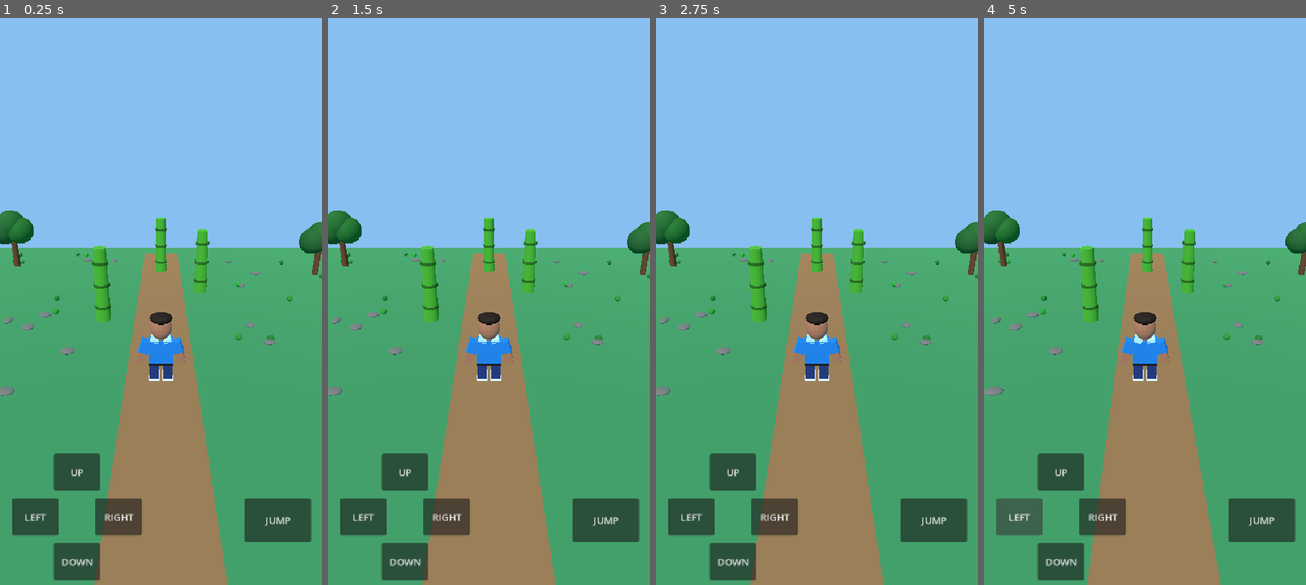
Above: before the commit, frames 1-4 (left to right).
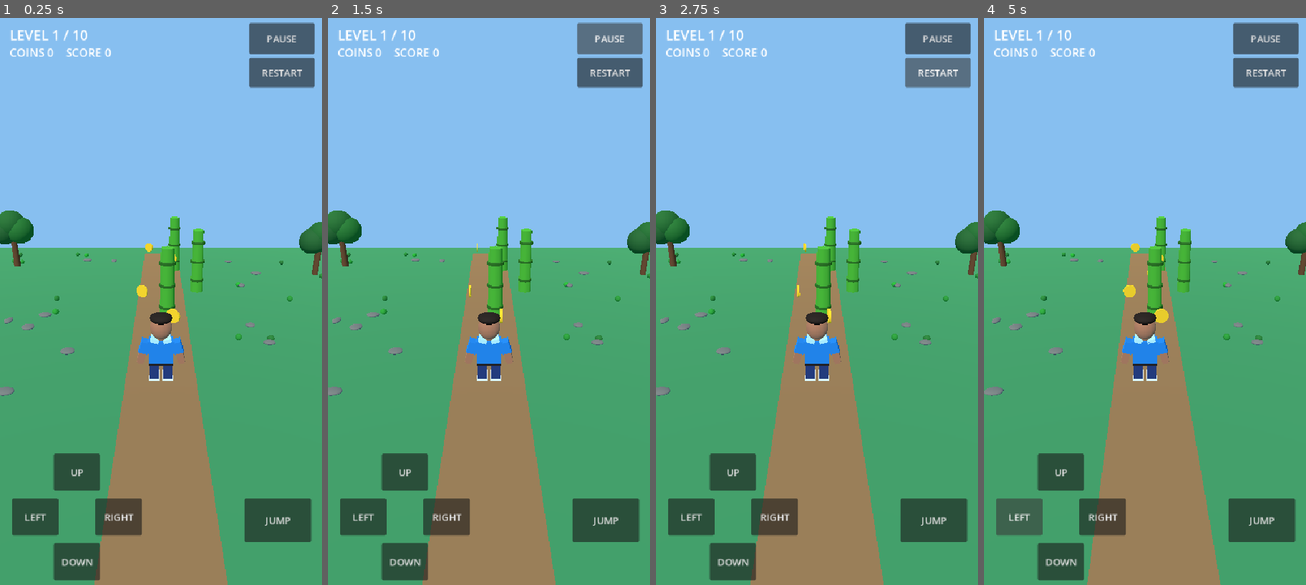
Above: after the commit, the same moments.

Repository: farmerhouse9842-droid/Bansh-Kheyeo-Boss-3D
Game: Godot game, scene res://scenes/main.tscn
The game is run twice, just before and just after one commit, with the same random seed, the same clock (stepped at 60 frames per second) and the same inputs.
Inputs (mouse positions are in pixels of both pictures, inside the frame that each line leads up to):
- Up to frame 1 (0.25 s): no input
- Up to frame 2 (1.5 s): click (611, 40) at 0.5 s, where only the run after the commit has a clickable "PAUSE"; click (611, 40) at 1.25 s, where only the run after the commit has a clickable "RESUME"
- Up to frame 3 (2.75 s): click (939, 74) at 2 s, where only the run after the commit has a clickable "RESTART"
- Up to frame 4 (5 s): click (1267, 74) at 2.75 s, where only the run after the commit has a clickable "RESTART"; click (1267, 74) at 3.5 s, where only the run after the commit has a clickable "RESTART"; click "LEFT" at 4.25 s

The runs differ from the first frame. In frame 1, 4.7% of the frame differs, in the area x 1-98%, y 0-67%; in frame 2, 4.6%; in frame 3, 4.6%; in frame 4, 4.7%.

Commit message:
Add files via upload

Diff:
--- a/scripts/main.gd
+++ b/scripts/main.gd
@@ -12,6 +12,23 @@
 var knock_time := 0.0
 var hit_cooldown := 0.0
 var message_label: Label
+# v0.6: ten short courses, coins, checkpoints and a pause menu.
+var current_level := 1
+var coins := 0
+var score := 0
+var paused_game := false
+var anim_clock := 0.0
+var level_label: Label
+var score_label: Label
+var pause_button: Button
+var restart_button: Button
+var next_button: Button
+var coin_nodes: Array[Node3D] = []
+var bamboo_nodes: Array[Node3D] = []
+var checkpoint_z := 0.0
+var finish_z := -12.5
+var saved_level := 1
+
 
 func _ready() -> void:
     var ground := StaticBody3D.new()
@@ -64,6 +81,9 @@
     _create_bamboo()
     _create_village_scenery()
     _create_controls()
+    _create_hud()
+    _load_progress()
+    _start_level(saved_level)
 
 # A stylized approximation based on the approved reference design.
 # This is real 3D geometry, but not a photo-scanned face or rigged model.
@@ -124,6 +144,9 @@
 
 func _physics_process(delta: float) -> void:
     if player == null:
+        return
+    if paused_game:
+        player.velocity = Vector3.ZERO
         return
     hit_cooldown = maxf(0.0, hit_cooldown - delta)
     if knocked_down:
@@ -157,6 +180,8 @@
         player.velocity.y = jump_speed
     jump_requested = false
     player.move_and_slide()
+    _animate_walk(delta, axis)
+    _check_coins_and_finish()
     # Subtle motion while walking; keep fall rotation untouched.
     if axis.length() > 0.1 and player.is_on_floor():
         avatar.rotation_degrees.y = lerpf(avatar.rotation_degrees.y, -axis.x * 12.0, minf(delta * 8.0, 1.0))
@@ -168,7 +193,10 @@
                 knocked_down = true
                 knock_time = 1.8
                 hit_cooldown = 2.5
+                message_label.text = "BASH! GET UP, BOSS!"
                 message_label.visible = true
+                score = maxi(0, score - 5)
+                _update_hud()
                 break
 
 func _create_bamboo() -> void:
@@ -185,6 +213,7 @@
         mat.albedo_color = Color(0.27, 0.65, 0.16)
         pole.material_override = mat
         add_child(pole)
+        bamboo_nodes.append(pole)
         for y in [0.55, 1.4, 2.25]:
             var ring := MeshInstance3D.new()
             var ring_mesh := CylinderMesh.new()
@@ -197,6 +226,7 @@
             ring_mat.albedo_color = Color(0.14, 0.39, 0.09)
             ring.material_override = ring_mat
             add_child(ring)
+            bamboo_nodes.append(ring)
 
 
 # Lightweight decorative geometry. No new collisions or external assets.
@@ -315,3 +345,162 @@
     else:
         move_axis -= direction
     move_axis = Vector2(clampf(move_axis.x, -1.0, 1.0), clampf(move_axis.y, -1.0, 1.0))
+
+
+# v0.6 systems: all geometry is generated in GDScript, no external assets.
+func _create_hud() -> void:
+    var hud := CanvasLayer.new()
+    hud.name = "GameHUD"
+    add_child(hud)
+    level_label = Label.new()
+    level_label.position = Vector2(16, 22)
+    level_label.add_theme_font_size_override("font_size", 23)
+    hud.add_child(level_label)
+    score_label = Label.new()
+    score_label.position = Vector2(16, 54)
+    score_label.add_theme_font_size_override("font_size", 19)
+    hud.add_child(score_label)
+    pause_button = Button.new()
+    pause_button.text = "PAUSE"
+    pause_button.set_anchors_preset(Control.PRESET_TOP_RIGHT)
+    pause_button.offset_left = -122
+    pause_button.offset_right = -12
+    pause_button.offset_top = 18
+    pause_button.offset_bottom = 70
+    pause_button.pressed.connect(_toggle_pause)
+    hud.add_child(pause_button)
+    restart_button = Button.new()
+    restart_button.text = "RESTART"
+    restart_button.set_anchors_preset(Control.PRESET_TOP_RIGHT)
+    restart_button.offset_left = -122
+    restart_button.offset_right = -12
+    restart_button.offset_top = 76
+    restart_button.offset_bottom = 126
+    restart_button.pressed.connect(_restart_level)
+    hud.add_child(restart_button)
+    next_button = Button.new()
+    next_button.text = "NEXT LEVEL"
+    next_button.set_anchors_preset(Control.PRESET_CENTER)
+    next_button.offset_left = -110
+    next_button.offset_right = 110
+    next_button.offset_top = -40
+    next_button.offset_bottom = 30
+    next_button.visible = false
+    next_button.pressed.connect(_next_level)
+    hud.add_child(next_button)
+    _update_hud()
+
+func _update_hud() -> void:
+    if level_label != null:
+        level_label.text = "LEVEL %d / 10" % current_level
+    if score_label != null:
+        score_label.text = "COINS %d    SCORE %d" % [coins, score]
+
+func _toggle_pause() -> void:
+    paused_game = not paused_game
+    pause_button.text = "RESUME" if paused_game else "PAUSE"
+
+func _restart_level() -> void:
+    paused_game = false
+    pause_button.text = "PAUSE"
+    _start_level(current_level)
+
+func _next_level() -> void:
+    if current_level < 10:
+        _start_level(current_level + 1)
+    else:
+        _start_level(1)
+
+func _start_level(level: int) -> void:
+    current_level = clampi(level, 1, 10)
+    saved_level = current_level
+    _save_progress()
+    paused_game = false
+    knocked_down = false
+    knock_time = 0.0
+    hit_cooldown = 1.0
+    move_axis = Vector2.ZERO
+    jump_requested = false
+    player.position = Vector3(0, 1.3, 0)
+    player.velocity = Vector3.ZERO
+    avatar.rotation_degrees = Vector3.ZERO
+    message_label.visible = false
+    next_button.visible = false
+    pause_button.text = "PAUSE"
+    # Rearrange the existing three bamboo obstacles for each level.
+    bamboo_positions.clear()
+    for i in range(3):
+        var z := -4.0 - float(i) * 3.1
+        var x := sin(float(current_level * 3 + i * 5)) * 1.65
+        var pos := Vector3(x, 0, z)
+        bamboo_positions.append(pos)
+        # Four nodes per bamboo: pole and three rings.
+        for j in range(4):
+            var idx := i * 4 + j
+            if idx < bamboo_nodes.size():
+                var node := bamboo_nodes[idx]
+                var y: float = 1.4 if j == 0 else [0.55, 1.4, 2.25][j - 1]
+                node.position = pos + Vector3(0, y, 0)
+    for coin in coin_nodes:
+        coin.queue_free()
+    coin_nodes.clear()
+    for i in range(5):
+        var z := -2.0 - float(i) * 2.25
+        var x := cos(float(current_level + i * 2)) * 0.72
+        var coin := MeshInstance3D.new()
+        var mesh := CylinderMesh.new()
+        mesh.top_radius = 0.24
+        mesh.bottom_radius = 0.24
+        mesh.height = 0.075
+        coin.mesh = mesh
+        coin.rotation_degrees.x = 90
+        coin.position = Vector3(x, 1.05, z)
+        coin.material_override = _mat(Color(1.0, 0.77, 0.12))
+        add_child(coin)
+        coin_nodes.append(coin)
+    _update_hud()
+
+func _check_coins_and_finish() -> void:
+    for coin in coin_nodes:
+        if not is_instance_valid(coin) or not coin.visible:
+            continue
+        coin.rotation_degrees.z += 2.0
+        if player.global_position.distance_to(coin.global_position) < 1.05:
+            coin.visible = false
+            coins += 1
+            score += 10
+            _update_hud()
+    if player.global_position.z < finish_z and not next_button.visible:
+        score += 100
+        next_button.text = "FINISH! NEXT LEVEL" if current_level < 10 else "YOU WON! REPLAY"
+        next_button.visible = true
+        paused_game = true
+        _update_hud()
+
+func _animate_walk(delta: float, axis: Vector2) -> void:
+    var moving := axis.length() > 0.1 and player.is_on_floor()
+    if moving:
+        anim_clock += delta * 9.0
+    else:
+        anim_clock = lerpf(anim_clock, 0.0, minf(delta * 6.0, 1.0))
+    var swing := sin(anim_clock) * (17.0 if moving else 0.0)
+    for child in avatar.get_children():
+        if child.name == "Jeans leg -1" or child.name == "White shoe -1":
+            child.rotation_degrees.x = swing
+        elif child.name == "Jeans leg 1" or child.name == "White shoe 1":
+            child.rotation_degrees.x = -swing
+        elif child.name == "Forearm -1" or child.name == "Blue sleeve -1":
+            child.rotation_degrees.x = -swing * 0.7
+        elif child.name == "Forearm 1" or child.name == "Blue sleeve 1":
+            child.rotation_degrees.x = swing * 0.7
+
+func _save_progress() -> void:
+    var file := FileAccess.open("user://bansh_progress.save", FileAccess.WRITE)
+    if file != null:
+        file.store_32(saved_level)
+
+func _load_progress() -> void:
+    if FileAccess.file_exists("user://bansh_progress.save"):
+        var file := FileAccess.open("user://bansh_progress.save", FileAccess.READ)
+        if file != null:
+            saved_level = clampi(int(file.get_32()), 1, 10)
